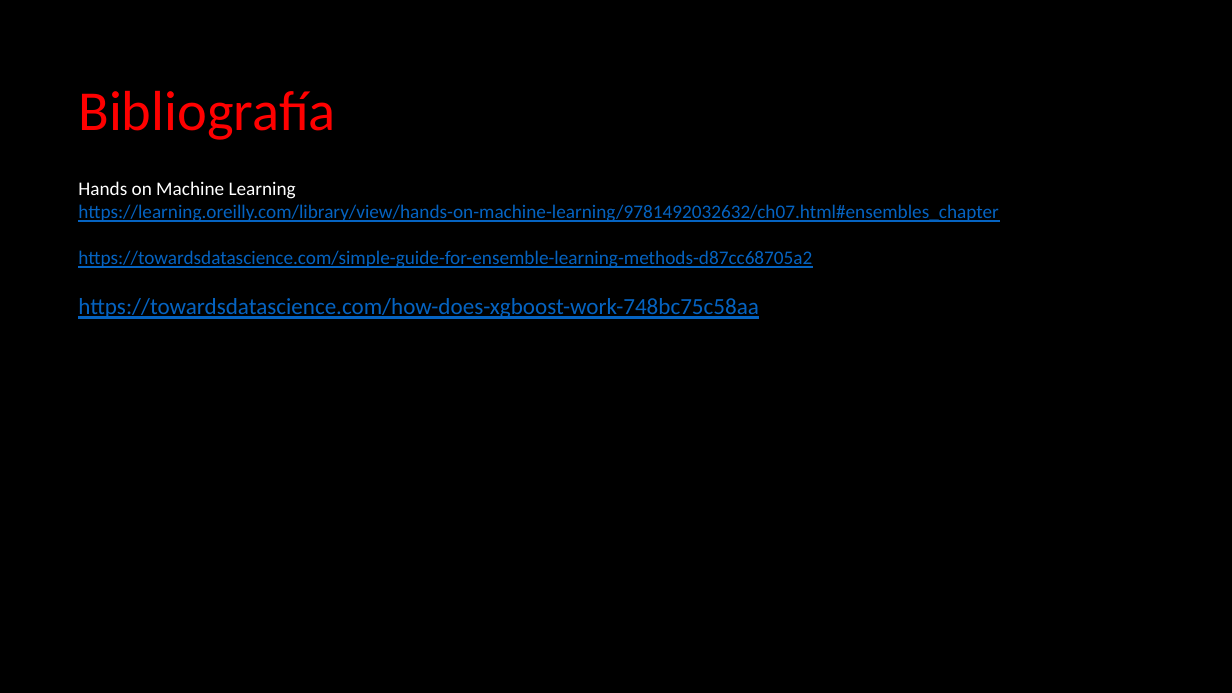
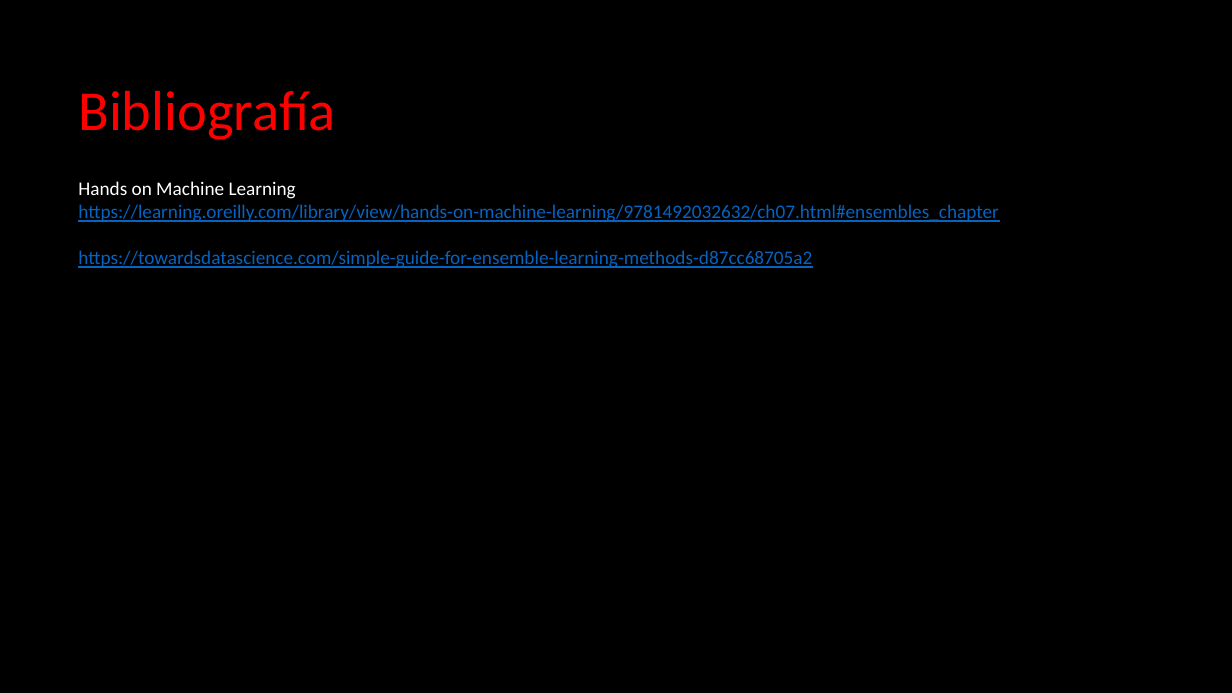
Before and after one commit to marcusRB/thebridgedsftene21, a slide deck: slide 23 of 3-Machine Learning/1-Supervisado/7-Ensembles/ML - Ensembling.pptx. Drawn at 1232x693 pixels with LibreOffice and Linux fonts; fonts in the diff are those of the drawing. Boxes give left, top, right and bottom in pixels: in the first picture for what was removed or moved away, otherwise in the second. Text is boxed around its words. In the diff, an @@ line names an element or a change of style, - is before the commit and + after.

```diff
--- a/3-Machine Learning/1-Supervisado/7-Ensembles/ML - Ensembling.pptx
+++ b/3-Machine Learning/1-Supervisado/7-Ensembles/ML - Ensembling.pptx
@@ text at [78, 298, 759, 319]: paragraph removed @@
-https://towardsdatascience.com/how-does-xgboost-work-748bc75c58aa
```
Also in this commit, not shown: 1 other slide changed, 1 other file.
